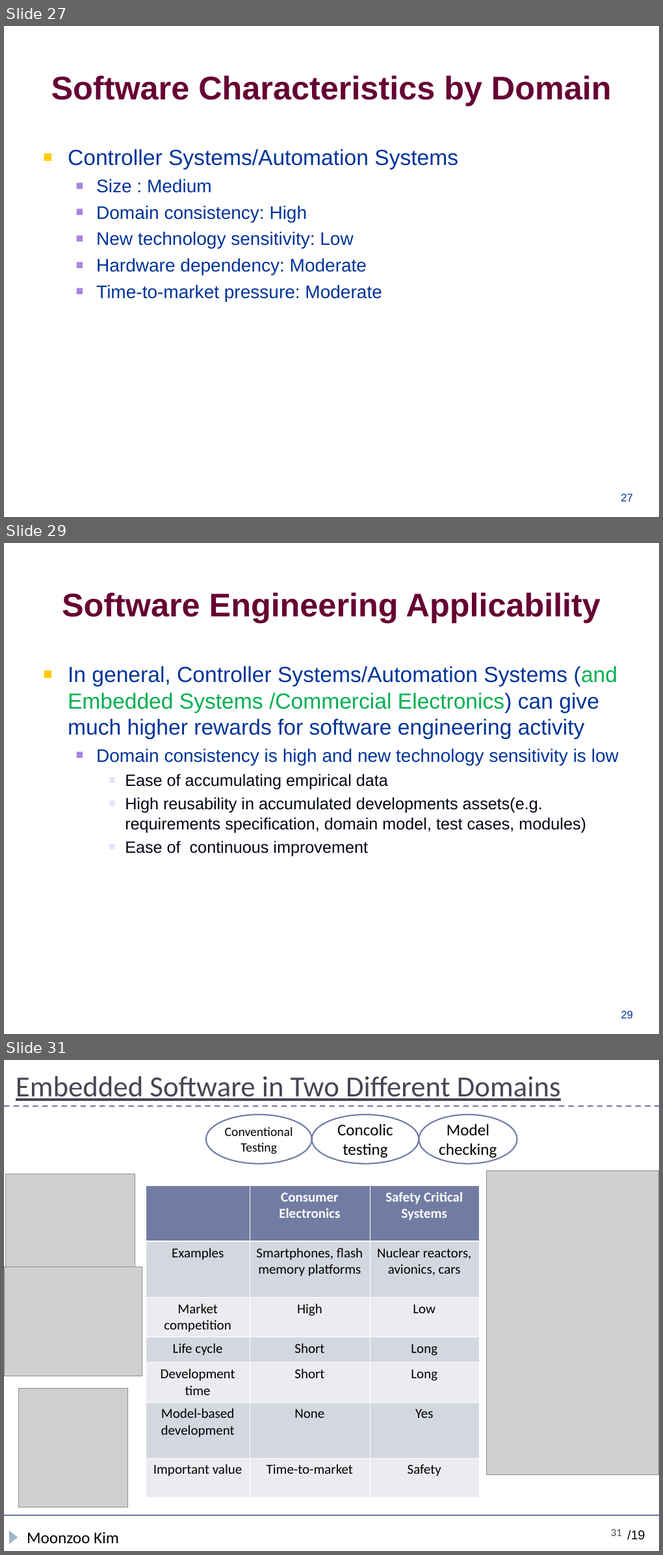
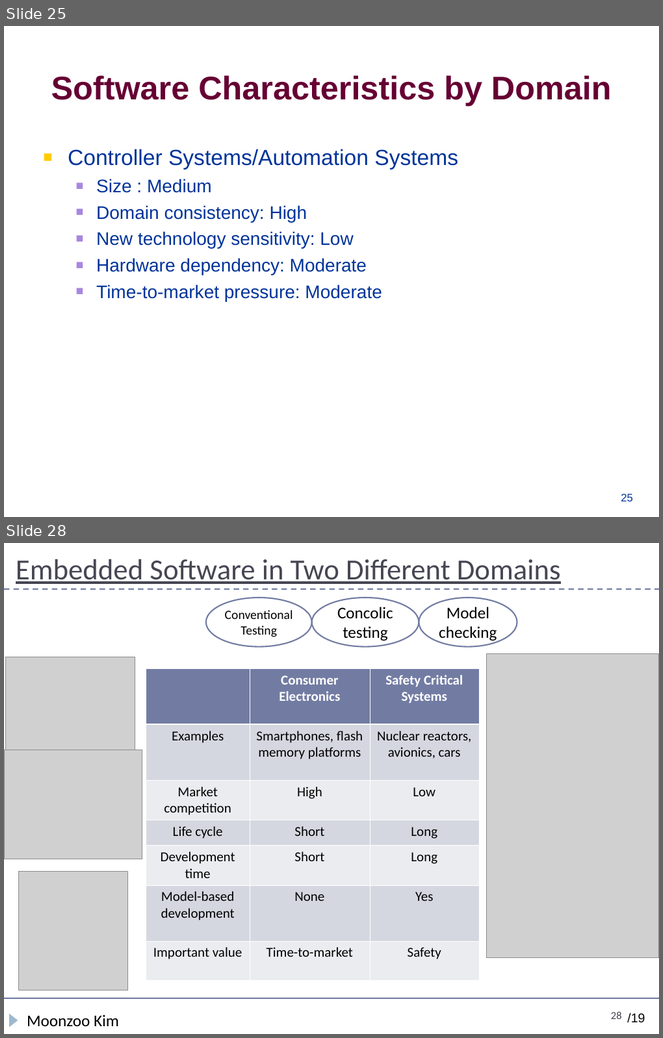
Before and after one commit to swtv-kaist/cs350-fall25, a slide deck: slides/lec3-se_overview.ppt. Shown one above the other, each under a label of ours: slides 27, 29 and 31 before the commit, slides 25 and 28 after it; the slides between them are not shown. The pictures are 663x1555 and 663x1038 pixels, drawn with LibreOffice and Linux fonts; fonts in the diff are those of the drawing; grey boxes stand for pictures; background and template pictures are left out. Boxes give left, top, right and bottom in pixels: in the first picture for what was removed or moved away, otherwise in the second. Text is boxed around its words. In the diff, an @@ line names an element or a change of style, - is before the commit and + after.

```diff
--- a/slides/lec3-se_overview.ppt
+++ b/slides/lec3-se_overview.ppt
@@ slide 29 removed at (x1=4, y1=543, x2=659, y2=1034), background #FFFFFF @@
@@ title removed at (x1=62, y1=592, x2=601, y2=623) @@
-Software Engineering Applicability
@@ text removed at (x1=68, y1=666, x2=619, y2=857) @@
-■ In general, Controller Systems/Automation Systems (and Embedded Systems /Commercial Electronics) can give much higher rewards for software engineering activity
-  ■ Domain consistency is high and new technology sensitivity is low
-    ■ Ease of accumulating empirical data
-    ■ High reusability in accumulated developments assets(e.g. requirements specification, domain model, test cases, modules)
-    ■ Ease of continuous improvement
@@ page number removed at (x1=621, y1=1011, x2=633, y2=1019) @@
-29
@@ what was slide 27 is now slide 25 @@
@@ page number at (x1=621, y1=494, x2=633, y2=502): text changed @@
-27
+25
@@ what was slide 31 is now slide 28 @@
@@ page number at (x1=611, y1=1012, x2=622, y2=1019): text changed @@
-31
+28
```
Also in this commit, not shown: 3 slides changed, 2 other slides removed, 1 other file.
